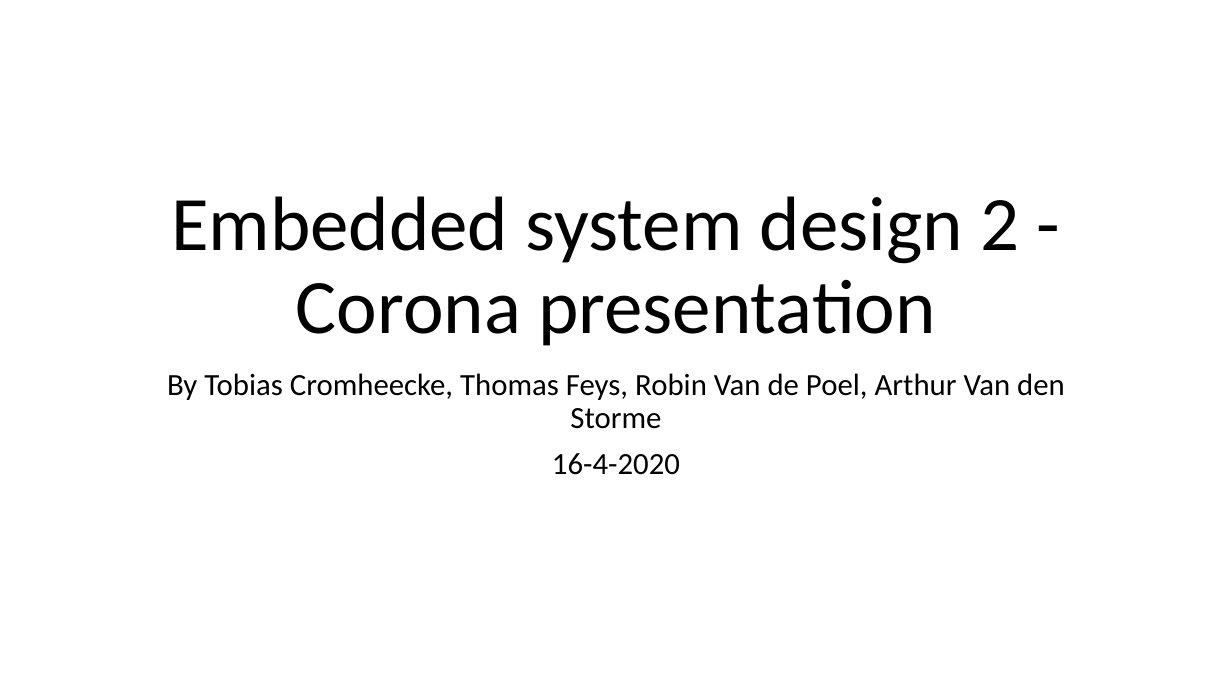
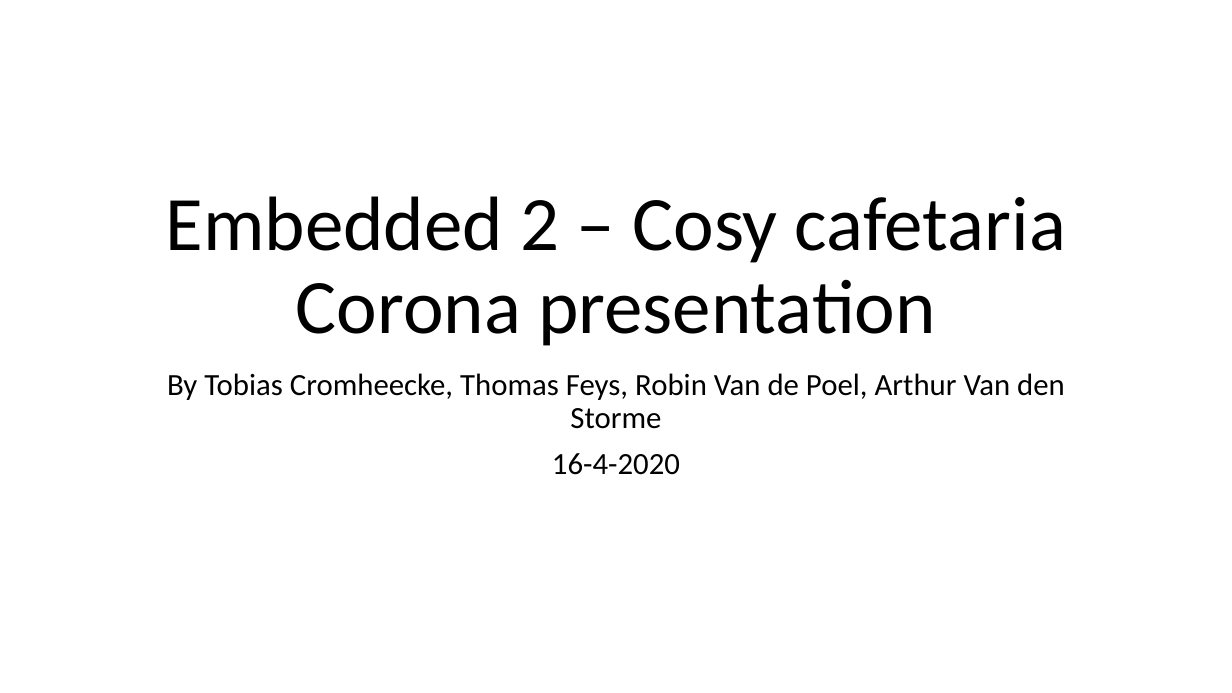
Before and after one commit to thomasf10/cosy_cafeteria, a slide deck: slide 1 of presentatie/tussentijdsepresentatie.pptx. Drawn at 1232x693 pixels with LibreOffice and Linux fonts; fonts in the diff are those of the drawing. Boxes give left, top, right and bottom in pixels: in the first picture for what was removed or moved away, otherwise in the second. Text is boxed around its words. In the diff, an @@ line names an element or a change of style, - is before the commit and + after.

Commit message:
update ppt

```diff
--- a/presentatie/tussentijdsepresentatie.pptx
+++ b/presentatie/tussentijdsepresentatie.pptx
@@ title at (166, 196, 1066, 346): text changed @@
-Embedded system design 2 - Corona presentation
+Embedded 2 – Cosy cafetaria Corona presentation
```
Also in this commit, not shown: 3 other slides changed.
